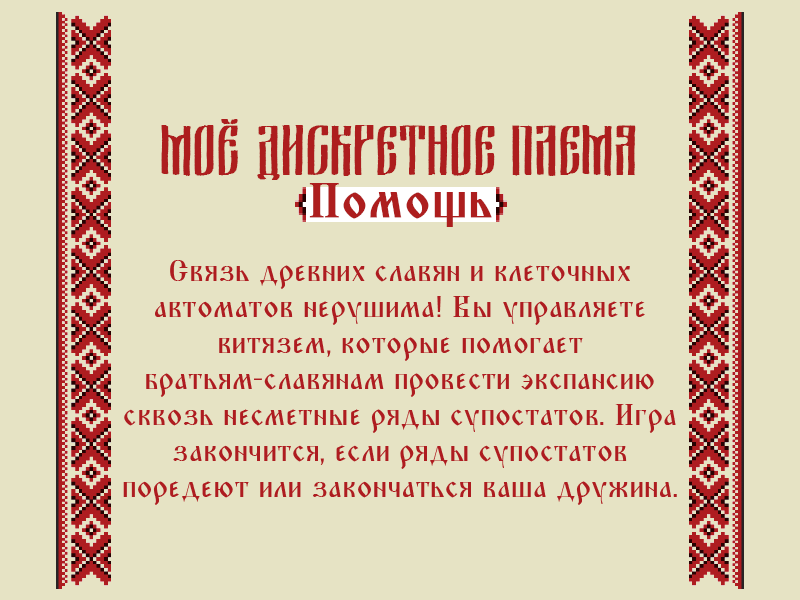
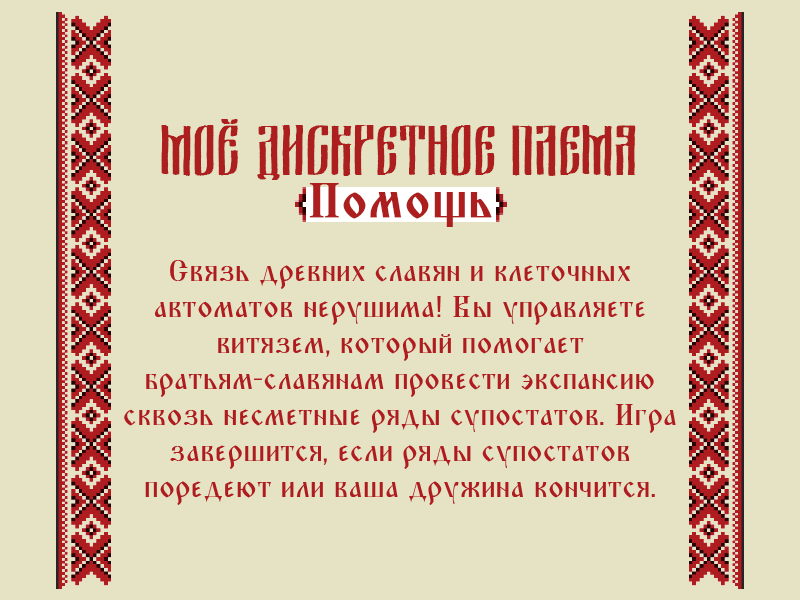
Before/after of a 800×600 layered artwork. What changed in the layer stack:
painted on "Связь древних славян и клеточных автоматов нерушима! Вы управля" over left=123, top=334, right=677, bottom=505
